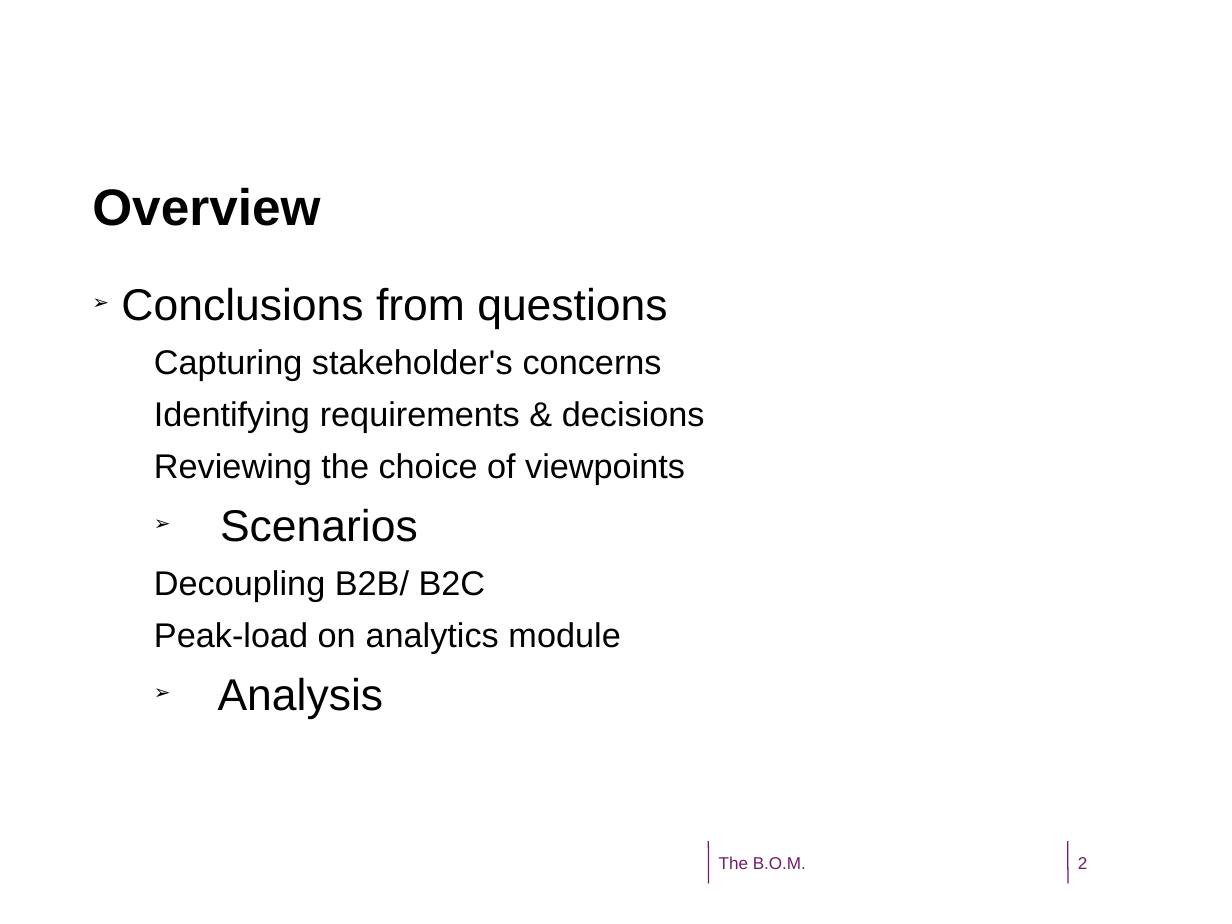
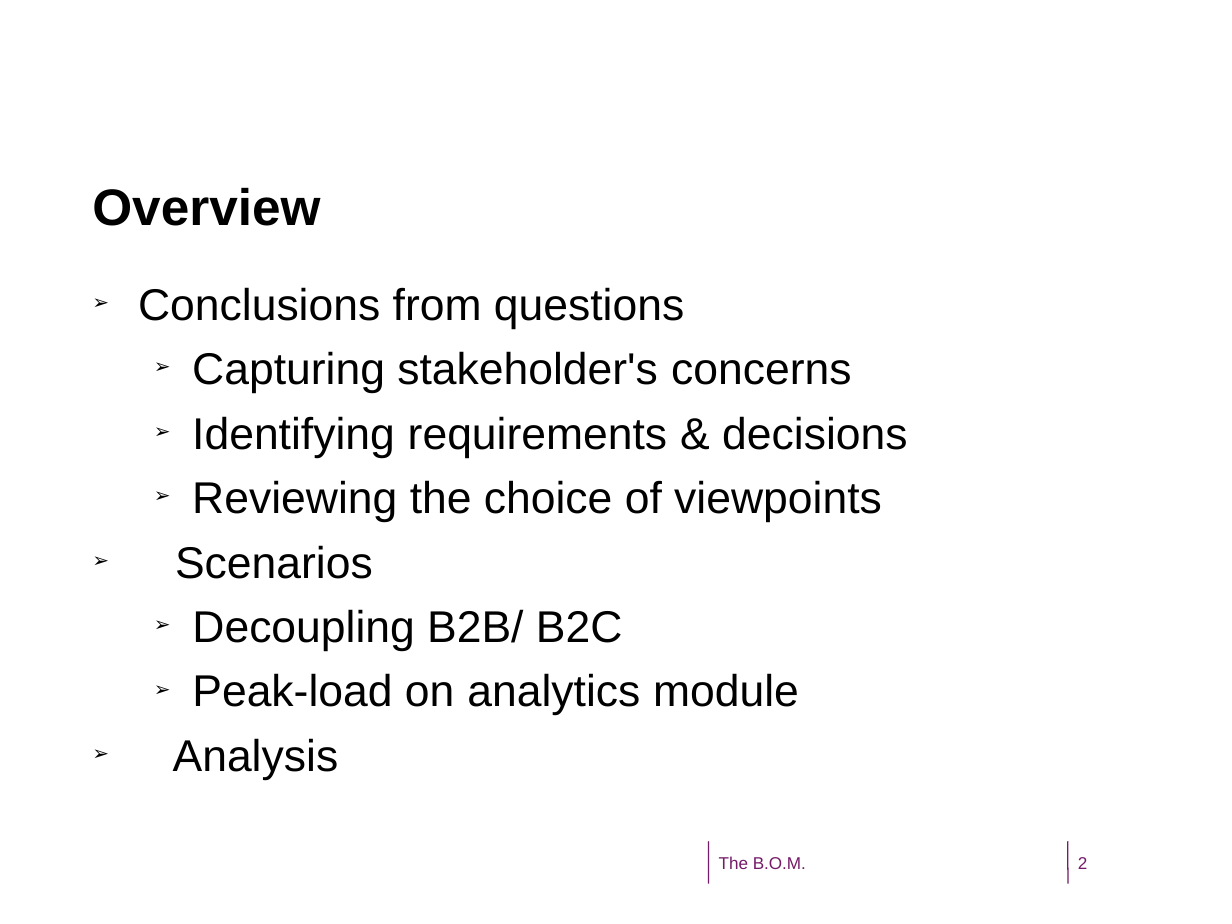
Before and after one commit to CindyBerghuizen/BallOfMud, a slide deck: slide 2 of Assignment 3/SoftwareArchtectureWeek6Presentation_v2.odp. Drawn at 1232x924 pixels with LibreOffice and Linux fonts; fonts in the diff are those of the drawing; background and template pictures are left out. Boxes give left, top, right and bottom in pixels: in the first picture for what was removed or moved away, otherwise in the second. Text is boxed around its words. In the diff, an @@ line names an element or a change of style, - is before the commit and + after.

```diff
--- a/Assignment 3/SoftwareArchtectureWeek6Presentation_v2.odp
+++ b/Assignment 3/SoftwareArchtectureWeek6Presentation_v2.odp
@@ text "Overview" rewrapped from [92, 175, 1088, 288] to [92, 187, 320, 226] @@
@@ text "Conclusions from questions": place and size @@
-text "Conclusions from questions" at [92, 276, 1088, 728]
+text "Conclusions from questions" at [138, 287, 907, 716]
@@ text "Conclusions from questions" at [138, 287, 907, 716]: size 20 to 26 pt in "Capturing stakeholder's concerns", "Identifying requirements & decisions", "Reviewing the choice of viewpoints", "Decoupling B2B/ B2C" and 1 more places; indent changed; bullet none to ➢; list level 3 to 2 in "Capturing stakeholder's concerns"; list level 3 to 2 in "Identifying requirements & decisions"; list level 3 to 2 in "Reviewing the choice of viewpoints"; list level 3 to 2 in "Decoupling B2B/ B2C"; list level 3 to 2 in "Peak-load on analytics module" @@
```
Also in this commit, not shown: 8 other slides changed.
